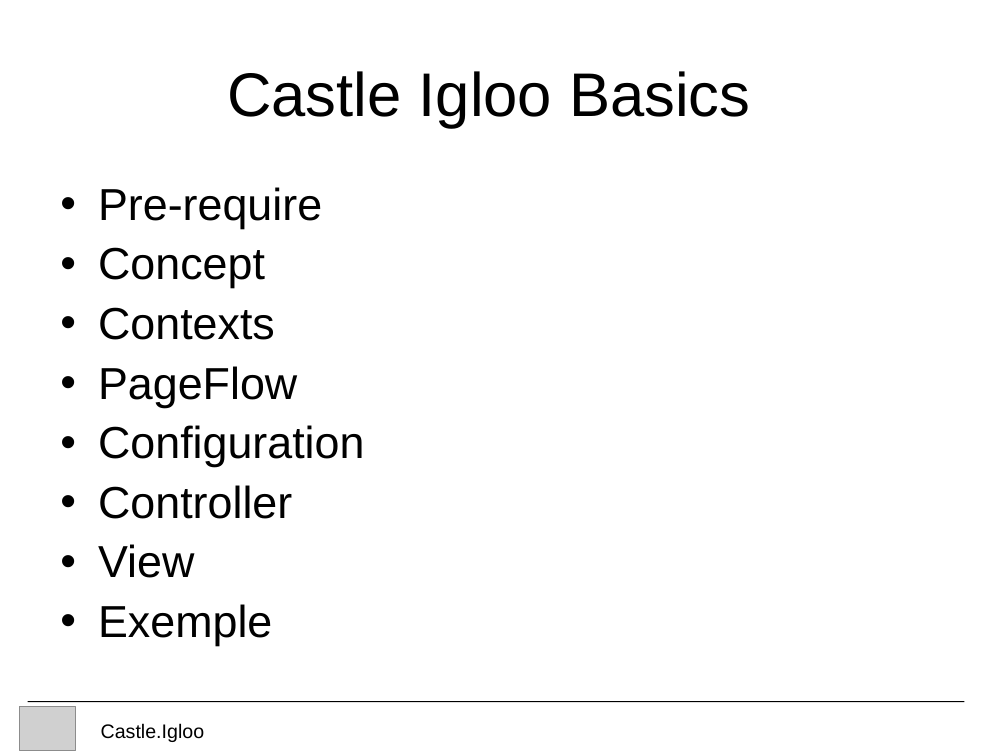
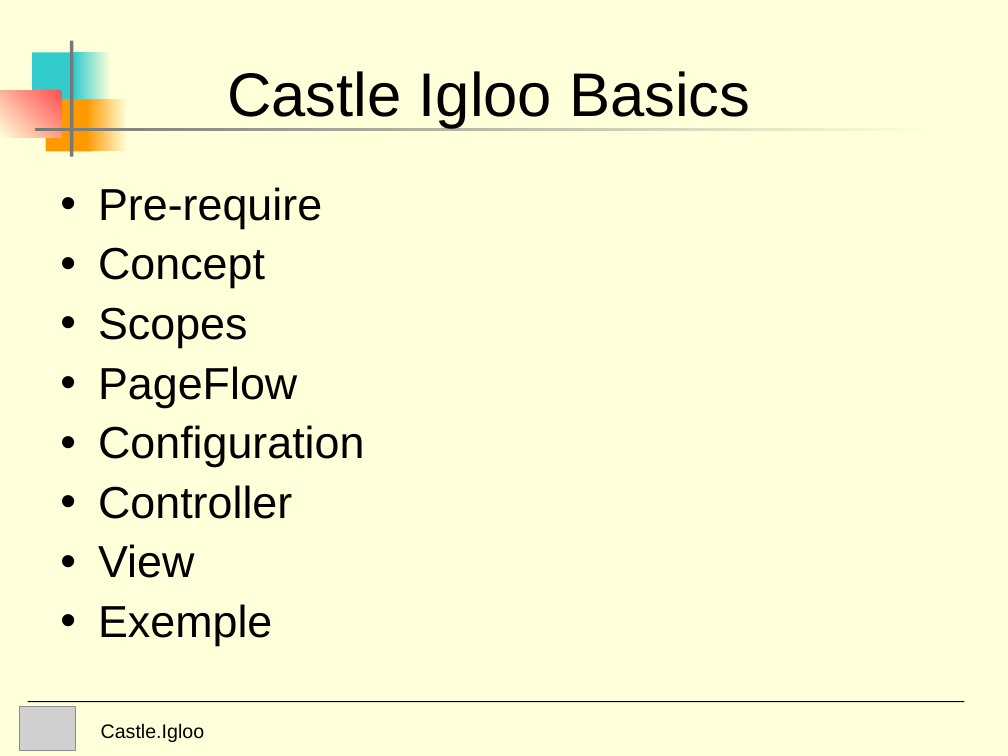
Before and after one commit to FranciscoJose74/Castle-Windosor, a slide deck: slide 2 of Experiments/Castle.Igloo/doc/Igloo Presentation.ppt. Drawn at 1008x756 pixels with LibreOffice and Linux fonts; fonts in the diff are those of the drawing; grey boxes stand for pictures. Boxes give left, top, right and bottom in pixels: in the first picture for what was removed or moved away, otherwise in the second. Text is boxed around its words. In the diff, an @@ line names an element or a change of style, - is before the commit and + after.

```diff
--- a/Experiments/Castle.Igloo/doc/Igloo Presentation.ppt
+++ b/Experiments/Castle.Igloo/doc/Igloo Presentation.ppt
@@ background #FFFFFF to #FFFFD9 @@
@@ rectangle added at [32,52,81,105], fill #33CCCC @@
@@ rectangle added at [70,40,73,156], fill #777777 @@
@@ rectangle added at [75,52,111,105], fill gradient #FFFFD9 to #33CCCC @@
@@ rectangle added at [0,91,61,137], fill gradient #FF5050 to #FFFFD9 @@
@@ rectangle added at [45,99,92,151], fill #FF9900 @@
@@ rectangle added at [87,99,127,151], fill gradient #FFFFD9 to #FF9900 @@
@@ rectangle added at [35,128,942,131], fill gradient #FFFFD9 to #777777 @@
@@ text at [98,307,247,348]: text changed @@
-• Contexts
+• Scopes
```
Also in this commit, not shown: 11 other slides changed, 8 slides added, 1 slide removed, 2 other files.
